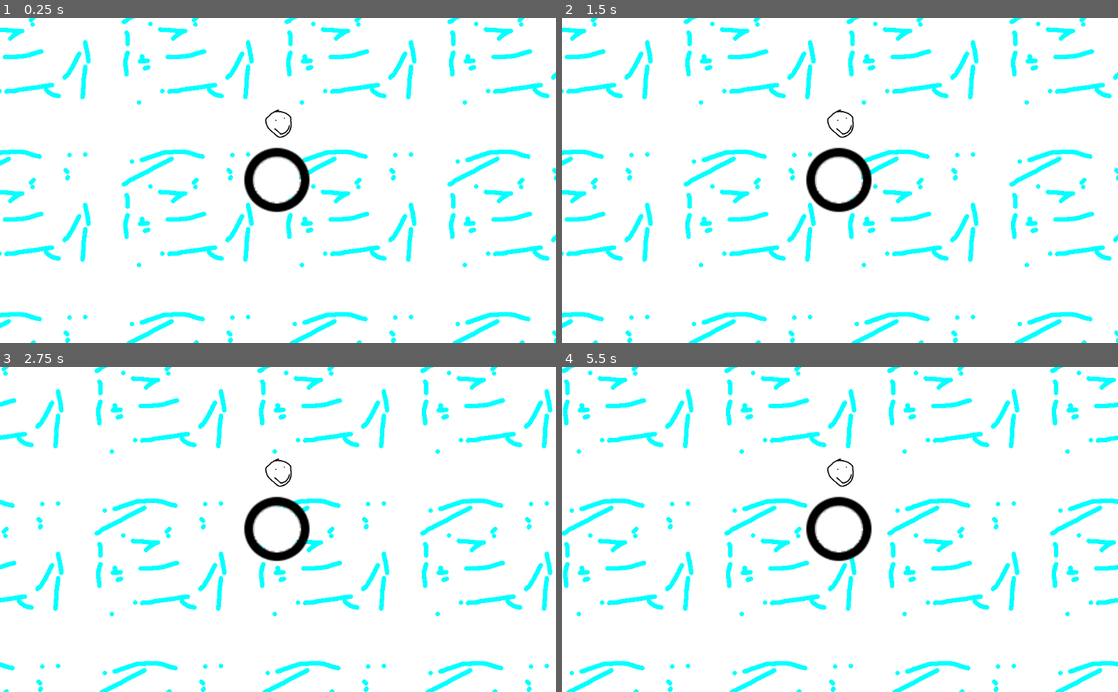
Above: before the commit, frames 1-4 (two rows, left to right).
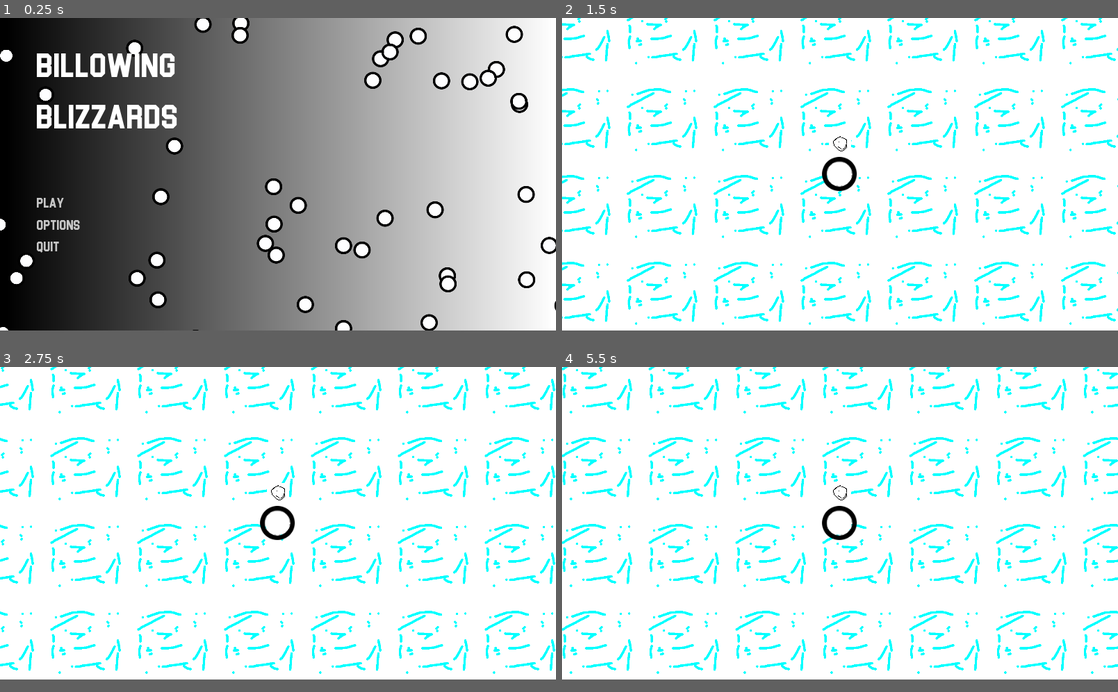
Above: after the commit, the same moments.

Repository: Lock-The-Door/Billowing-Blizzards
Game: Godot game, scene res://Scenes/Title Screen.tscn
Two runs of this game, one before a commit and one after it. Both use one fixed random seed, a clock stepped at 60 frames per second and the inputs below. Before the commit the project starts from res://Scenes/Game.tscn.
Inputs (mouse positions are in pixels of both pictures, inside the frame that each line leads up to):
- Up to frame 1 (0.25 s): no input
- Up to frame 2 (1.5 s): click (623, 232) at 0.5 s, where only the run after the commit has a clickable "Options"; click (612, 209) at 1.25 s, where only the run after the commit has a clickable "Play"
- Up to frame 3 (2.75 s): tap Enter at 2 s; hold D from 2.03 s (still down)
- Up to frame 4 (5.5 s): release D at 2.78 s; hold S 2.78-3.53 s; hold D 3.53-4.28 s; hold W 4.28-5.03 s; hold A from 5.03 s (still down)
In our replay, the window is 800x468 before the commit and 800x450 after it. These sizes can differ from the game's own. Grey fills any space a smaller window leaves; there, only what the larger window draws over its background counts as a difference.

The runs differ from the first frame. In frame 1, 85% of the frame differs, in the area x 0-100%, y 0-100%; in frame 2, 18%; in frame 3, 18%; in frame 4, 18%.

Commit message:
skeleton for main menu/title screen

Diff:
--- /dev/null
+++ b/Resources/MainMenuButtomTheme.tres
@@ -0,0 +1,22 @@
+[gd_resource type="Theme" load_steps=4 format=2]
+
+[ext_resource path="res://Assets/Blockletter.otf" type="DynamicFontData" id=1]
+
+[sub_resource type="DynamicFont" id=8]
+size = 48
+font_data = ExtResource( 1 )
+
+[sub_resource type="StyleBoxFlat" id=9]
+bg_color = Color( 0, 0, 0, 0 )
+
+[resource]
+default_font = SubResource( 8 )
+Button/colors/font_color = Color( 0.784314, 0.784314, 0.784314, 1 )
+Button/colors/font_color_disabled = Color( 0, 0, 0, 0 )
+Button/colors/font_color_hover = Color( 0.337255, 0.521569, 0.827451, 1 )
+Button/fonts/font = SubResource( 8 )
+Button/styles/disabled = SubResource( 9 )
+Button/styles/focus = SubResource( 9 )
+Button/styles/hover = SubResource( 9 )
+Button/styles/normal = SubResource( 9 )
+Button/styles/pressed = SubResource( 9 )
--- /dev/null
+++ b/Resources/MainMenuButtonGroup.tres
@@ -0,0 +1,3 @@
+[gd_resource type="ButtonGroup" format=2]
+
+[resource]
--- /dev/null
+++ b/Scenes/Title Screen.tscn
@@ -0,0 +1,146 @@
+[gd_scene load_steps=11 format=2]
+
+[ext_resource path="res://Assets/Projectiles/snowball.png" type="Texture" id=1]
+[ext_resource path="res://Resources/MainMenuButtomTheme.tres" type="Theme" id=2]
+[ext_resource path="res://Resources/MainMenuButtonGroup.tres" type="ButtonGroup" id=3]
+
+[sub_resource type="Gradient" id=6]
+
+[sub_resource type="GradientTexture2D" id=7]
+gradient = SubResource( 6 )
+
+[sub_resource type="ParticlesMaterial" id=5]
+flag_disable_z = true
+direction = Vector3( -1, 1, 0 )
+gravity = Vector3( 0, 50, 0 )
+initial_velocity = 500.0
+initial_velocity_random = 0.5
+orbit_velocity = 0.0
+orbit_velocity_random = 0.0
+
+[sub_resource type="DynamicFontData" id=1]
+font_path = "res://Assets/Blockletter.otf"
+
+[sub_resource type="DynamicFont" id=2]
+size = 120
+font_data = SubResource( 1 )
+
+[sub_resource type="GDScript" id=9]
+resource_name = "PlayButton"
+script/source = "extends Button
+
+func _pressed():
+	var result = self.get_tree().change_scene(\"res://Scenes/Game.tscn\")
+	if result != OK:
+		push_error(\"Couldn't switch scenes: \" + result)
+"
+
+[sub_resource type="GDScript" id=8]
+resource_name = "QuitButton"
+script/source = "extends Button
+
+const DISABLED_PLATFORMS = [
+	\"Android\",
+	\"iOS\",
+	\"HTML5\",
+]
+
+func _ready():
+	# disable button if on mobile or web
+	var platformName = OS.get_name()
+	if (platformName in DISABLED_PLATFORMS):
+		self.disabled = true
+
+func _pressed():
+	self.get_tree().quit()
+"
+
+[node name="Title Screen" type="Control"]
+anchor_right = 1.0
+anchor_bottom = 1.0
+size_flags_horizontal = 3
+size_flags_vertical = 3
+__meta__ = {
+"_edit_horizontal_guides_": [  ]
+}
+
+[node name="Background" type="TextureRect" parent="."]
+anchor_right = 1.0
+anchor_bottom = 1.0
+texture = SubResource( 7 )
+expand = true
+stretch_mode = 7
+
+[node name="Particles2D" type="Particles2D" parent="."]
+position = Vector2( 2208, -657 )
+amount = 250
+lifetime = 10.0
+preprocess = 5.0
+speed_scale = 3.0
+visibility_rect = Rect2( -4527.08, 7.63065, 4521.81, 6627.69 )
+draw_order = 1
+process_material = SubResource( 5 )
+texture = ExtResource( 1 )
+
+[node name="VBoxContainer" type="VSplitContainer" parent="."]
+margin_left = 128.0
+margin_right = 696.0
+margin_bottom = 1080.0
+grow_horizontal = 2
+grow_vertical = 2
+custom_constants/separation = 100
+split_offset = 150
+dragger_visibility = 1
+
+[node name="Title" type="Label" parent="VBoxContainer"]
+margin_right = 568.0
+margin_bottom = 501.0
+grow_horizontal = 2
+grow_vertical = 2
+size_flags_horizontal = 3
+size_flags_vertical = 1
+custom_fonts/font = SubResource( 2 )
+text = "Billowing
+Blizzards"
+valign = 1
+
+[node name="Buttons" type="VBoxContainer" parent="VBoxContainer"]
+margin_top = 601.0
+margin_right = 153.0
+margin_bottom = 819.0
+size_flags_horizontal = 0
+size_flags_vertical = 0
+
+[node name="Play" type="Button" parent="VBoxContainer/Buttons"]
+margin_right = 98.0
+margin_bottom = 70.0
+size_flags_horizontal = 0
+size_flags_vertical = 3
+theme = ExtResource( 2 )
+group = ExtResource( 3 )
+text = "Play"
+align = 0
+script = SubResource( 9 )
+
+[node name="Options" type="Button" parent="VBoxContainer/Buttons"]
+margin_top = 74.0
+margin_right = 153.0
+margin_bottom = 144.0
+size_flags_horizontal = 0
+size_flags_vertical = 3
+theme = ExtResource( 2 )
+group = ExtResource( 3 )
+text = "Options"
+align = 0
+
+[node name="Quit" type="Button" parent="VBoxContainer/Buttons"]
+margin_top = 148.0
+margin_right = 80.0
+margin_bottom = 218.0
+size_flags_horizontal = 0
+size_flags_vertical = 3
+theme = ExtResource( 2 )
+group = ExtResource( 3 )
+text = "Quit"
+align = 0
+script = SubResource( 8 )
--- a/project.godot
+++ b/project.godot
@@ -11,9 +11,21 @@
 [application]
 
 config/name="Billowing Blizzards"
-run/main_scene="res://Scenes/Game.tscn"
+run/main_scene="res://Scenes/Title Screen.tscn"
 boot_splash/bg_color=Color( 0.141176, 0.141176, 0.141176, 1 )
 config/icon="res://icon.png"
+
+[debug]
+
+settings/stdout/print_fps=true
+
+[display]
+
+window/size/width=1920
+window/size/height=1080
+window/dpi/allow_hidpi=true
+window/stretch/mode="2d"
+window/stretch/aspect="expand"
 
 [gui]
 
Binary file added: Assets/Blockletter.otf
